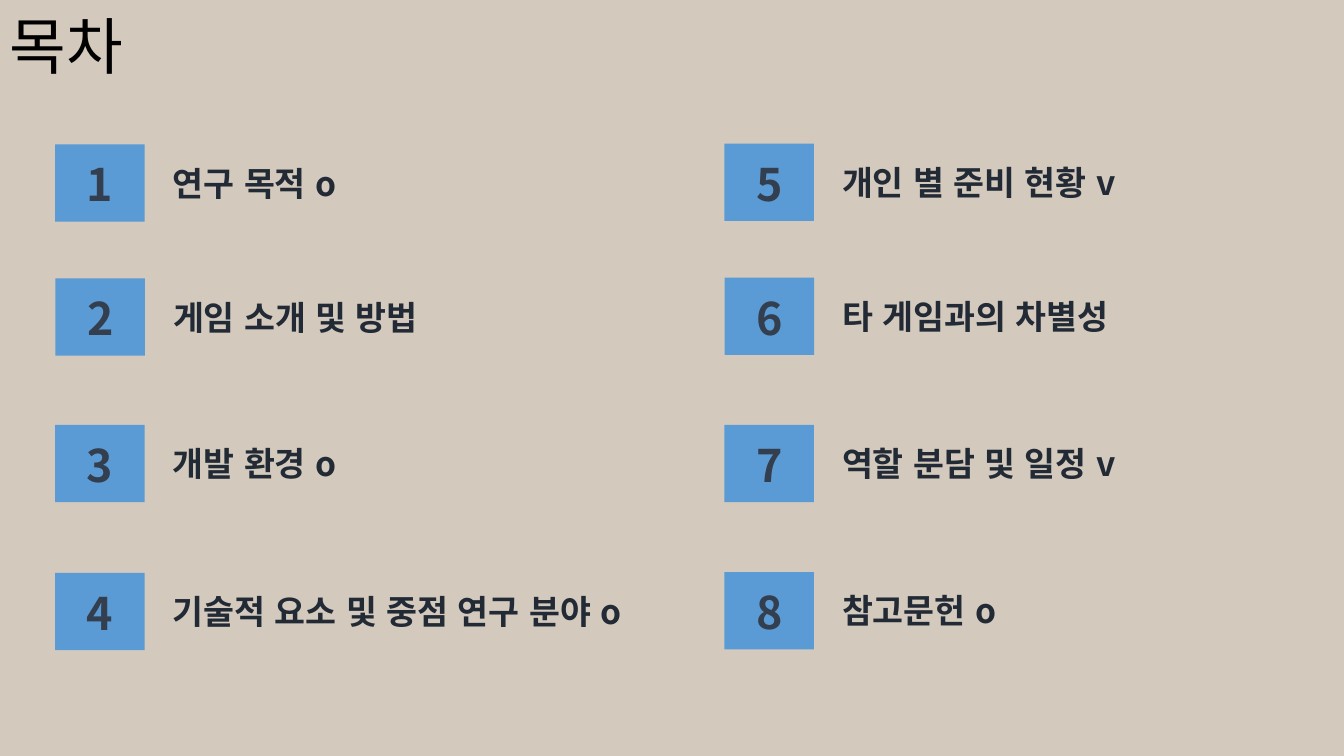
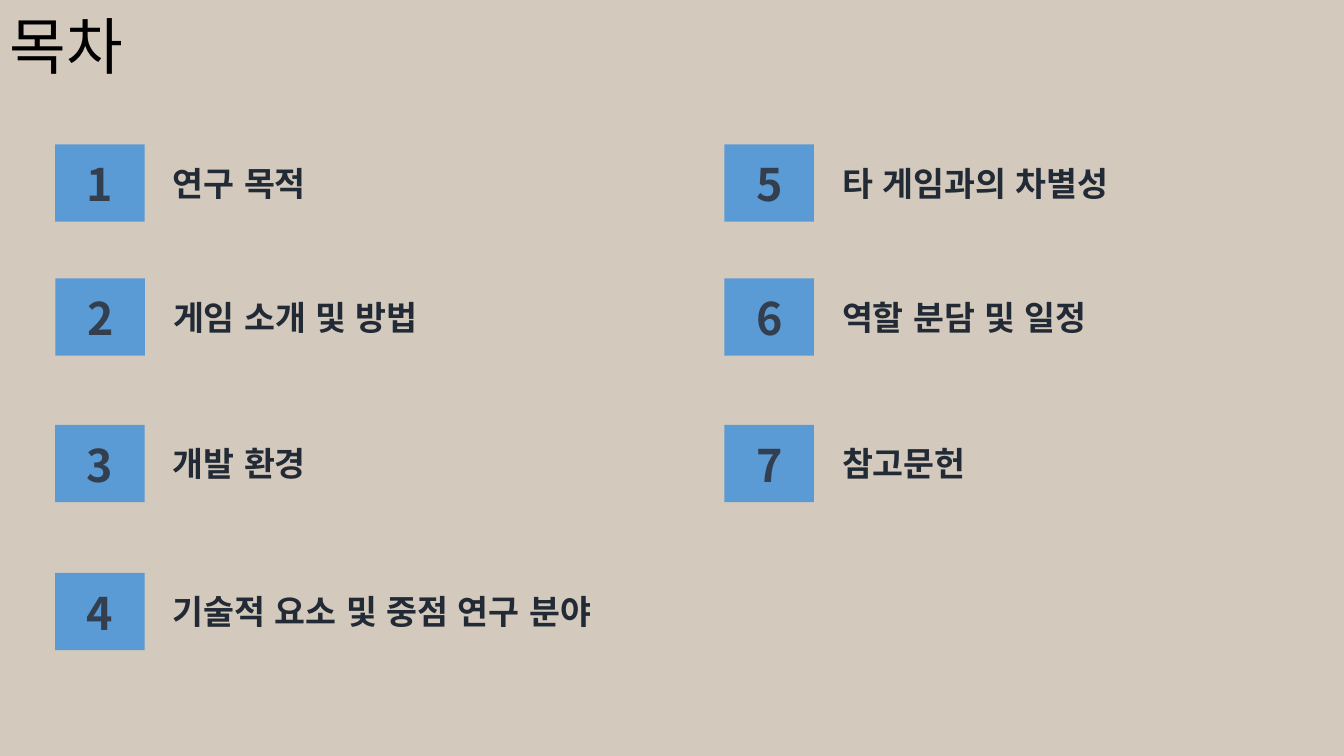
Before and after one commit to ghk01214/KPUFinalGame-deprecated-, a slide deck: slide 2 of docs/초안.pptx. Drawn at 1344x756 pixels with LibreOffice and Linux fonts; fonts in the diff are those of the drawing. Boxes give left, top, right and bottom in pixels: in the first picture for what was removed or moved away, otherwise in the second. Text is boxed around its words. In the diff, an @@ line names an element or a change of style, - is before the commit and + after.

```diff
--- a/docs/초안.pptx
+++ b/docs/초안.pptx
@@ text at <box>173,168,306,199</box>: text changed @@
-연구 목적 o
+연구 목적
@@ text "타 게임과의 차별성": place and size @@
-text "타 게임과의 차별성" at <box>842,301,1109,332</box>
+text "타 게임과의 차별성" at <box>842,168,1108,199</box>
@@ text removed at <box>842,166,1115,198</box> @@
-개인 별 준비 현황 v
@@ text at <box>842,301,1087,333</box>: text changed @@
-역할 분담 및 일정 v
+역할 분담 및 일정
@@ text at <box>173,447,306,479</box>: text changed @@
-개발 환경 o
+개발 환경
@@ text at <box>842,447,966,479</box>: text changed @@
-참고문헌 o
+참고문헌
@@ text at <box>173,596,591,627</box>: text changed @@
-기술적 요소 및 중점 연구 분야 o
+기술적 요소 및 중점 연구 분야
@@ rectangle removed at <box>725,573,815,650</box> @@
@@ text removed at <box>756,595,782,630</box> @@
-8
```
Also in this commit, not shown: 5 other slides changed, 9 slides added, 3 slides removed.
